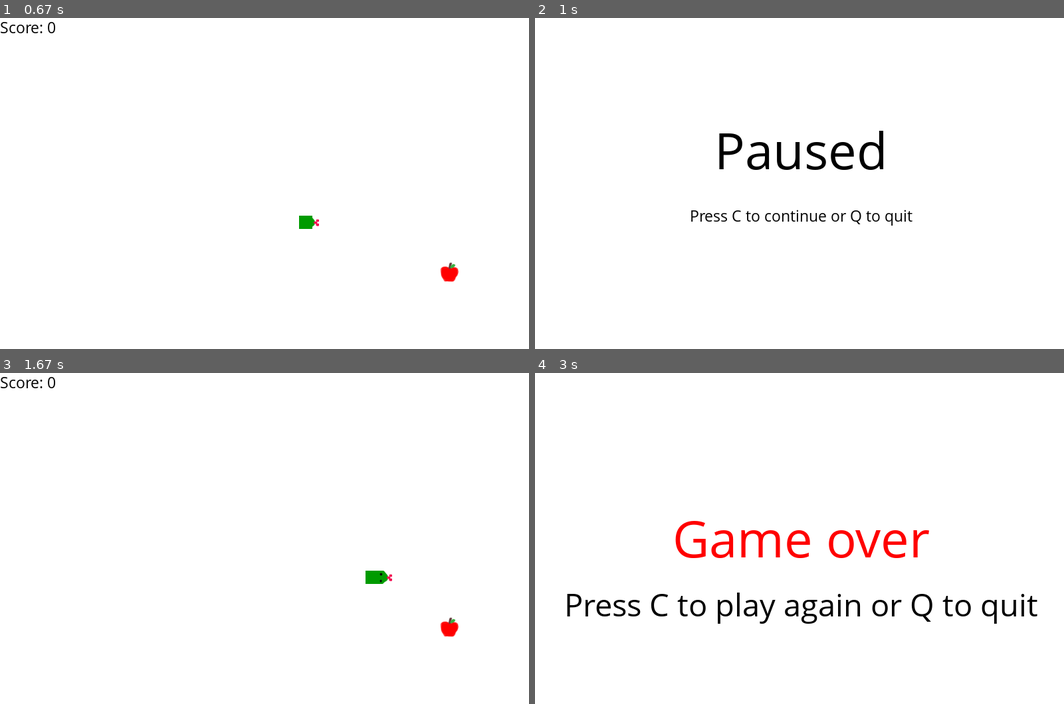
Above: before the commit, frames 1-4 (two rows, left to right).
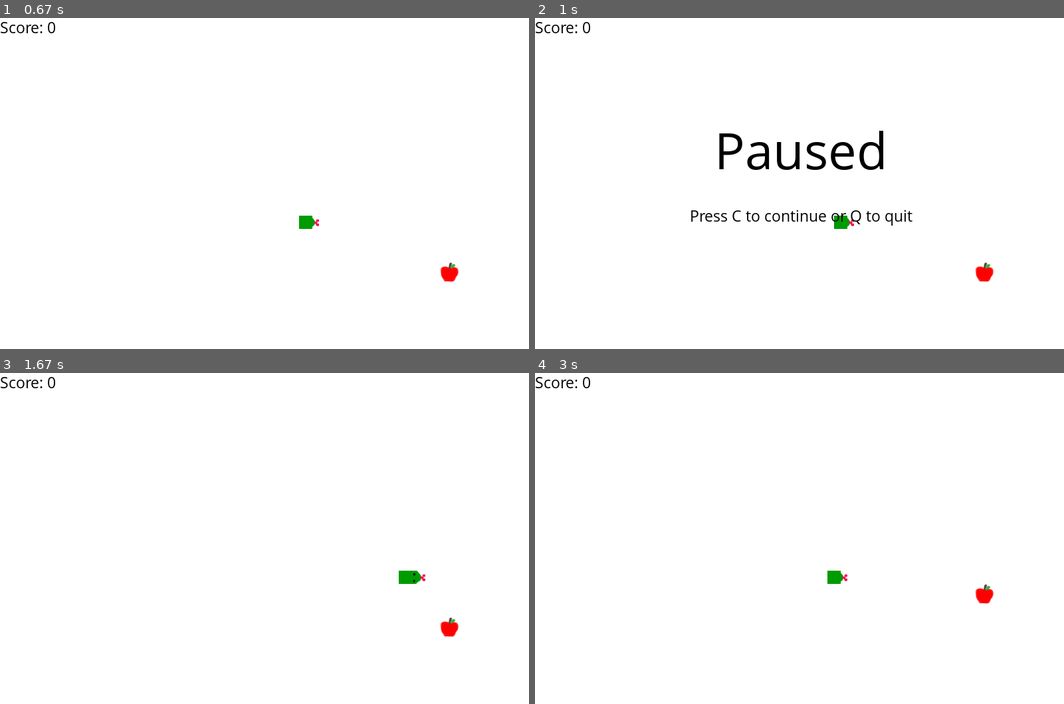
Above: after the commit, the same moments.

Repository: ayoadepitan/pygame-start
Game: pygame game, started from main.py
The game is run twice, just before and just after one commit, with the same random seed, the same clock (stepped at 60 frames per second) and the same inputs.
Inputs:
- Up to frame 1 (0.67 s): tap C at 0.33 s
- Up to frame 2 (1 s): tap P at 0.67 s
- Up to frame 3 (1.67 s): tap C at 1, 1.48 s; hold Right from 1.33 s (still down)
- Up to frame 4 (3 s): release Right at 1.8 s; hold Up 1.83-2.13 s; hold Right 2.17-2.63 s; tap C at 2.73 s

Frame 1 is identical in both runs. In frame 2, 0.4% of the frame differs, in the area x 0-87%, y 1-80%; in frame 3, 0.3%; in frame 4, 3.6%, in the area x 0-95%, y 1-76%.

Commit message:
Added see through menus

Diff:
--- a/main.py
+++ b/main.py
@@ -40,6 +40,11 @@
 
 def pause():
     paused = True
+    message_to_screen("Paused", black, -100, size="large")
+    message_to_screen("Press C to continue or Q to quit", black)
+
+    pygame.display.update()
+    clock.tick(5)
 
     while paused:
         for event in pygame.event.get():
@@ -54,12 +59,8 @@
                     pygame.quit()
                     quit()
 
-        game_display.fill(white)
-        message_to_screen("Paused", black, -100, size="large")
-        message_to_screen("Press C to continue or Q to quit", black)
-
-        pygame.display.update()
-        clock.tick(5)
+        # game_display.fill(white)
+
 
 def score(score):
     text = small_font.render('Score: ' + str(score), True, black)
@@ -148,12 +149,12 @@
     randAppleX, randAppleY = rand_apple_gen()
 
     while not game_exit:
-        while game_over == True:
-            game_display.fill(white)
+        if game_over:
             message_to_screen("Game over", red, -50, size="large")
             message_to_screen("Press C to play again or Q to quit", black, 50, size="medium")
             pygame.display.update()
 
+        while game_over:
             for event in pygame.event.get():
                 if event.type == pygame.KEYDOWN:
                     if event.key == pygame.K_q or event.key == pygame.QUIT:
